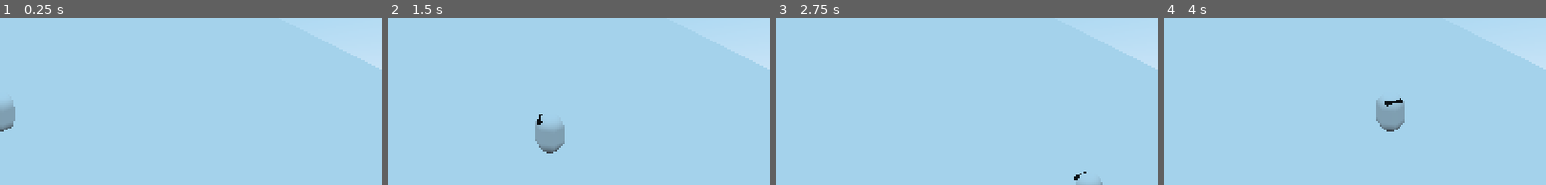
Above: before the commit, frames 1-4 (left to right).
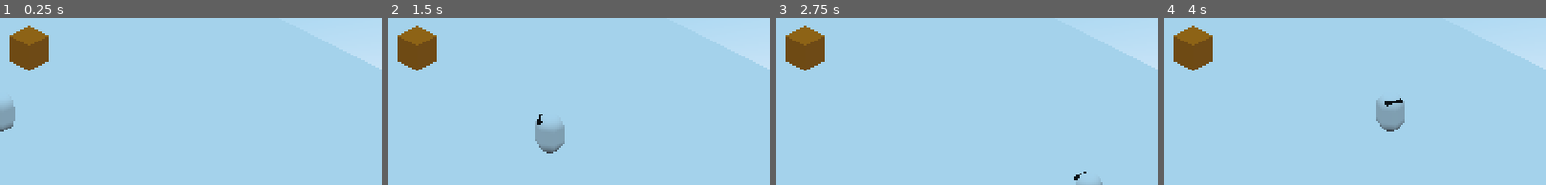
Above: after the commit, the same moments.

Repository: guilhermehto/ludum-dare-46
Game: Godot game, scene res://Game.tscn
Same seed, same stepped clock (60 frames per second), same inputs: the game is played once before the commit and once after it.
Inputs (mouse positions are % of the whole screen's width and height, from its top left):
- Up to frame 1 (0.25 s): no input
- Up to frame 2 (1.5 s): tap Enter at 0.5 s; move the mouse to (72, 29) at 0.52 s; hold D (move_right) 0.53-1.28 s; move the mouse to (30, 42) at 1.27 s; hold S (move_down) from 1.28 s (still down)
- Up to frame 3 (2.75 s): move the mouse to (60, 7) at 2.02 s; release S (move_down) at 2.03 s; hold D (move_right) from 2.03 s (still down)
- Up to frame 4 (4 s): move the mouse to (45, 61) at 2.77 s; release D (move_right) at 2.78 s; hold W (move_up) 2.78-3.53 s; move the mouse to (80, 55) at 3.52 s; hold A (move_left) from 3.53 s (still down)
The pictures show only the part of the screen within x 50-100%, y 14-64%; the shares and areas given below are measured in that part.

The runs differ from the first frame. In frame 1, 2.2% of the frame differs, in the area x 2-13%, y 4-32%; in frame 2, 2.2%; in frame 3, 2.2%; in frame 4, 2.2%.

Commit message:
Added bonfire system

Diff:
--- /dev/null
+++ b/Game.gd
@@ -0,0 +1 @@
+extends Node
--- a/Game.tscn
+++ b/Game.tscn
@@ -1,6 +1,8 @@
-[gd_scene load_steps=4 format=2]
+[gd_scene load_steps=6 format=2]
 
 [ext_resource path="res://actors/player/Player.tscn" type="PackedScene" id=1]
+[ext_resource path="res://Game.gd" type="Script" id=2]
+[ext_resource path="res://static/bonfire/Bonfire.tscn" type="PackedScene" id=3]
 
 [sub_resource type="PlaneMesh" id=1]
 size = Vector2( 50, 50 )
@@ -9,6 +11,7 @@
 data = PoolVector3Array( 25, 0, 25, -25, 0, 25, 25, 0, -25, -25, 0, 25, -25, 0, -25, 25, 0, -25 )
 
 [node name="Game" type="Node"]
+script = ExtResource( 2 )
 
 [node name="MeshInstance" type="MeshInstance" parent="."]
 transform = Transform( 0.707107, 0, -0.707107, 0, 1, 0, 0.707107, 0, 0.707107, 0, 0, 0 )
@@ -20,6 +23,9 @@
 [node name="CollisionShape" type="CollisionShape" parent="MeshInstance/StaticBody"]
 shape = SubResource( 2 )
 
+[node name="Bonfire" parent="MeshInstance" instance=ExtResource( 3 )]
+transform = Transform( 1, 0, 0, 0, 1, 0, 0, 0, 1, -5.65685, 1, -8.48528 )
+
 [node name="Camera" type="Camera" parent="."]
 transform = Transform( 1, 0, 0, 0, 0.866025, 0.5, 0, -0.5, 0.866025, 0, 9, 10 )
 projection = 1
--- a/project.godot
+++ b/project.godot
@@ -8,9 +8,14 @@
 
 config_version=4
 
-_global_script_classes=[  ]
+_global_script_classes=[ {
+"base": "Node",
+"class": "Wood",
+"language": "GDScript",
+"path": "res://static/trees/woods/WoodInfo.gd"
+} ]
 _global_script_class_icons={
-
+"Wood": ""
 }
 
 [application]
--- /dev/null
+++ b/static/bonfire/Bonfire.gd
@@ -0,0 +1,29 @@
+extends Spatial
+
+signal unlit
+
+onready var current_wood_timer : Timer = $CurrentWoodTimer
+onready var woods : Node = $Woods
+
+export var max_woods : int = 10
+
+func _ready() -> void:
+	current_wood_timer.wait_time = woods.get_children()[0].burning_time_s
+	current_wood_timer.start()
+	woods.remove_child(woods.get_children()[0])
+
+func _on_CurrentWoodTimer_timeout() -> void:
+	if woods.get_child_count() == 0:
+		emit_signal("unlit")
+		return
+
+	current_wood_timer.wait_time = woods.get_children()[0].burning_time_s
+	current_wood_timer.start()
+	woods.remove_child(woods.get_children()[0])
+
+func add_wood(wood) -> bool:
+	if woods.get_child_count() == max_woods:
+		return false
+
+	woods.add_child(wood)
+	return true
--- /dev/null
+++ b/static/bonfire/Bonfire.tscn
@@ -0,0 +1,32 @@
+[gd_scene load_steps=5 format=2]
+
+[ext_resource path="res://static/bonfire/Bonfire.gd" type="Script" id=1]
+[ext_resource path="res://static/trees/twig/TwigInfo.tscn" type="PackedScene" id=2]
+
+[sub_resource type="CubeMesh" id=1]
+
+[sub_resource type="SpatialMaterial" id=2]
+albedo_color = Color( 0.866667, 0.470588, 0.0117647, 1 )
+
+[node name="Bonfire" type="Spatial"]
+script = ExtResource( 1 )
+
+[node name="MeshInstance" type="MeshInstance" parent="."]
+mesh = SubResource( 1 )
+material/0 = SubResource( 2 )
+
+[node name="CurrentWoodTimer" type="Timer" parent="."]
+one_shot = true
+
+[node name="Woods" type="Node" parent="."]
+
+[node name="Twig" parent="Woods" instance=ExtResource( 2 )]
+
+[node name="Twig2" parent="Woods" instance=ExtResource( 2 )]
+
+[node name="Twig3" parent="Woods" instance=ExtResource( 2 )]
+
+[node name="Twig4" parent="Woods" instance=ExtResource( 2 )]
+
+[node name="Twig5" parent="Woods" instance=ExtResource( 2 )]
+[connection signal="timeout" from="CurrentWoodTimer" to="." method="_on_CurrentWoodTimer_timeout"]
--- /dev/null
+++ b/static/trees/PickupWood.gd
@@ -0,0 +1,3 @@
+extends Node
+
+onready var info = $Info
--- /dev/null
+++ b/static/trees/PickupWood.tscn
@@ -0,0 +1,11 @@
+[gd_scene load_steps=2 format=2]
+
+[ext_resource path="res://static/trees/PickupWood.gd" type="Script" id=1]
+
+[node name="PickupWood" type="Spatial"]
+script = ExtResource( 1 )
+
+[node name="Timer" type="Timer" parent="."]
+wait_time = 7.921
+one_shot = true
+[connection signal="timeout" from="Timer" to="." method="_on_Timer_timeout"]
--- /dev/null
+++ b/static/trees/twig/PickupTwig.tscn
@@ -0,0 +1,19 @@
+[gd_scene load_steps=4 format=2]
+
+[ext_resource path="res://static/trees/twig/TwigInfo.tscn" type="PackedScene" id=1]
+[ext_resource path="res://static/trees/PickupWood.tscn" type="PackedScene" id=2]
+
+[sub_resource type="CylinderMesh" id=1]
+top_radius = 0.2
+bottom_radius = 0.2
+height = 0.5
+radial_segments = 6
+rings = 2
+
+[node name="Twig" instance=ExtResource( 2 )]
+
+[node name="MeshInstance" type="MeshInstance" parent="." index="1"]
+mesh = SubResource( 1 )
+material/0 = null
+
+[node name="Info" parent="." index="2" instance=ExtResource( 1 )]
--- /dev/null
+++ b/static/trees/twig/TwigInfo.tscn
@@ -0,0 +1,6 @@
+[gd_scene load_steps=2 format=2]
+
+[ext_resource path="res://static/trees/woods/WoodInfo.gd" type="Script" id=1]
+
+[node name="Twig" type="Node"]
+script = ExtResource( 1 )
--- /dev/null
+++ b/static/trees/woods/Twig.tres
@@ -0,0 +1,6 @@
+[gd_resource type="Resource" load_steps=2 format=2]
+
+[ext_resource path="res://static/trees/woods/WoodInfo.gd" type="Script" id=1]
+
+[resource]
+script = ExtResource( 1 )
--- /dev/null
+++ b/static/trees/woods/WoodInfo.gd
@@ -0,0 +1,4 @@
+extends Node
+class_name Wood
+
+export var burning_time_s : float = 15.0
